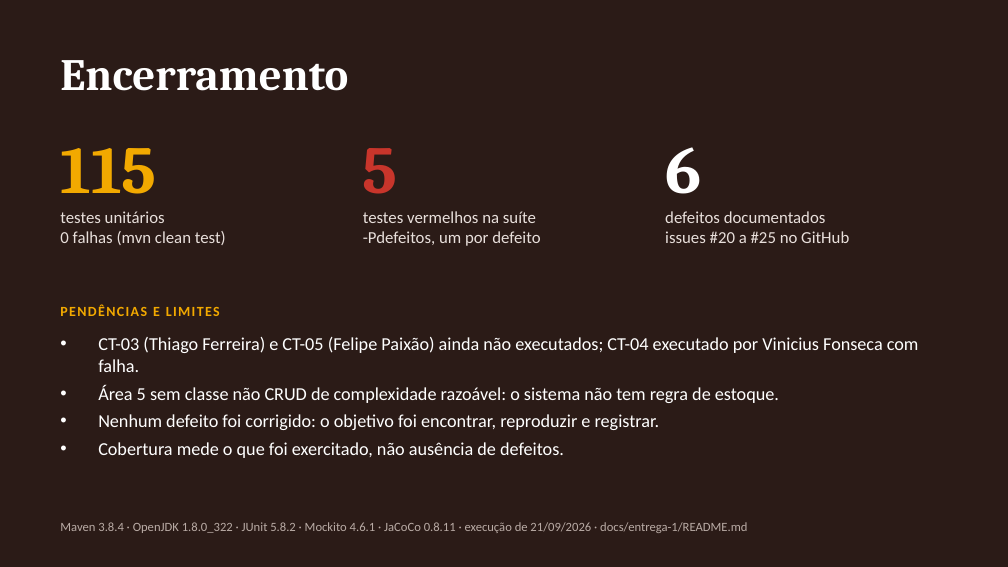
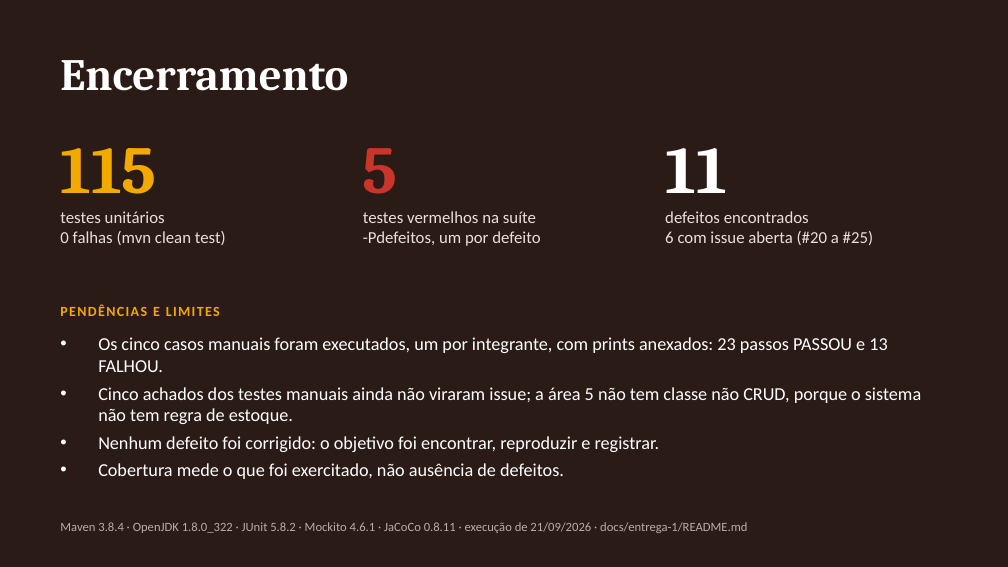
Before and after one commit to vini-pinheiro/trabalho-qualidade-e-teste-de-software, a slide deck: slide 12 of docs/entrega-1/apresentacao/apresentacao-entrega-1.pptx. Drawn at 1008x567 pixels with LibreOffice and Linux fonts; fonts in the diff are those of the drawing. Boxes give left, top, right and bottom in pixels: in the first picture for what was removed or moved away, otherwise in the second. Text is boxed around its words. In the diff, an @@ line names an element or a change of style, - is before the commit and + after.

Commit message:
docs: casos de teste manuais, plano e apresentação projetada no README
- cinco casos manuais executados, um por integrante, com prints
- deck e roteiro atualizados com os resultados reais dos manuais
- cinco defeitos novos encontrados nos manuais, registrados no relatório
- README do repositório mostra a apresentação e o resumo da entrega

```diff
--- a/docs/entrega-1/apresentacao/apresentacao-entrega-1.pptx
+++ b/docs/entrega-1/apresentacao/apresentacao-entrega-1.pptx
@@ text at [665,148,727,193]: text changed @@
-6
+11
@@ text at [665,211,873,245]: text changed @@
-defeitos documentados
-issues #20 a #25 no GitHub
+defeitos encontrados
+6 com issue aberta (#20 a #25)
@@ text at [98,337,921,424]: text changed @@
-• CT-03 (Thiago Ferreira) e CT-05 (Felipe Paixão) ainda não executados; CT-04 executado por Vinicius Fonseca com falha.
-• Área 5 sem classe não CRUD de complexidade razoável: o sistema não tem regra de estoque.
+• Os cinco casos manuais foram executados, um por integrante, com prints anexados: 23 passos PASSOU e 13 FALHOU.
+• Cinco achados dos testes manuais ainda não viraram issue; a área 5 não tem classe não CRUD, porque o sistema não tem regra de estoque.
```
Also in this commit, not shown: 5 other slides changed, 12 other files.
